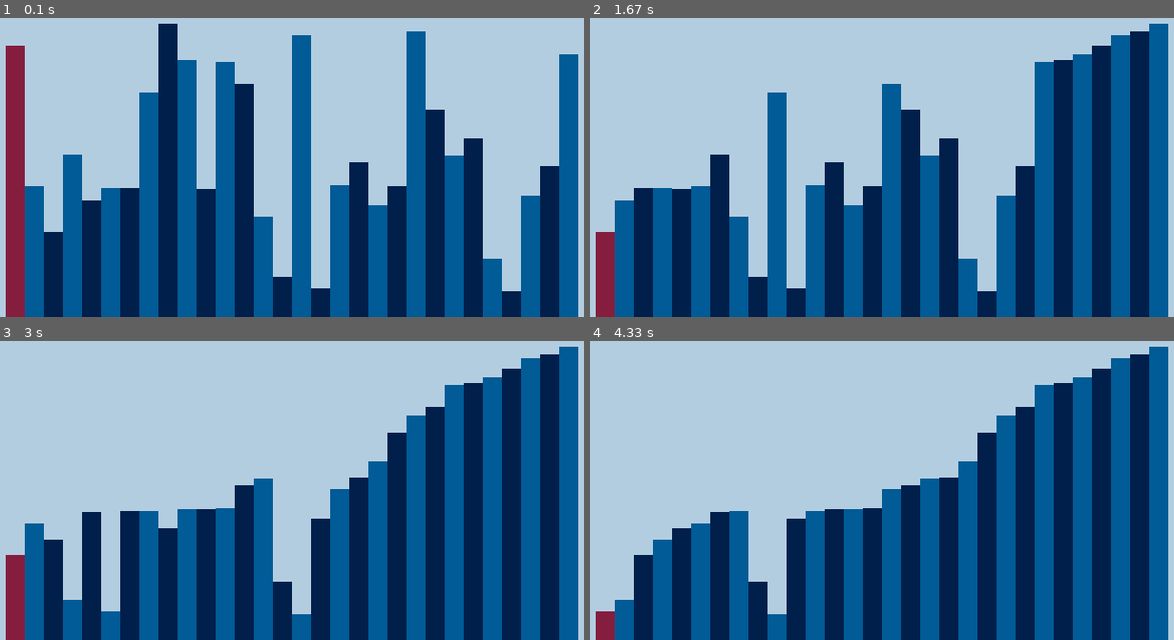
Above: before the commit, frames 1-4 (two rows, left to right).
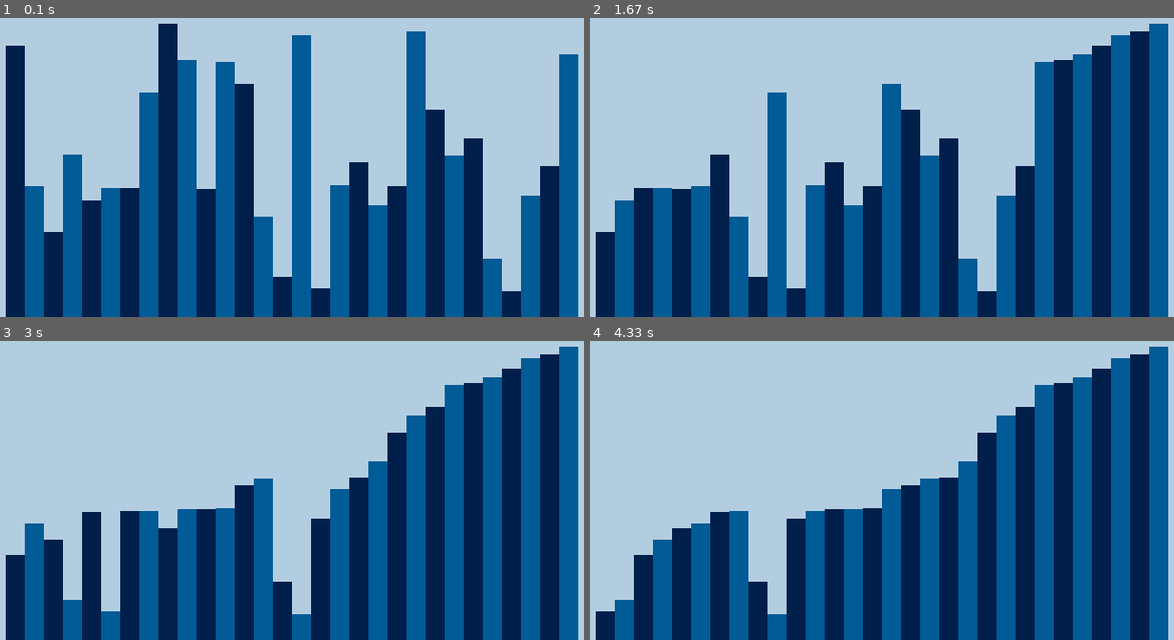
Above: after the commit, the same moments.

Repository: TaylorTurnerIT/PyGame---Storting-Algorithm-Visualizer
Game: pygame game, started from driver.py
Two runs of this game, one before a commit and one after it. Both use one fixed random seed, a clock stepped at 60 frames per second and the inputs below.
Inputs:
- Up to frame 1 (0.1 s): no input
- Up to frame 2 (1.67 s): no input
- Up to frame 3 (3 s): no input
- Up to frame 4 (4.33 s): no input

The runs differ from the first frame. In frame 1, 3.0% of the frame differs, in the area x 0-5%, y 9-100%; in frame 2, 0.9%; in frame 3, 0.9%; in frame 4, 0.3%.

Commit message:
Initial Release

Diff:
--- a/driver.py
+++ b/driver.py
@@ -35,15 +35,17 @@
 # RECTANGLE OBJECT DECLARATION
 class RectangleList:
     rectangles = [] # List of rectangle objects
-    size = 20 # The number of pixels wide the rectangles will be when displayed
-    countMax = floor((canvasSize[0]-(size*2))/size) # Takes the size of the window, add a buffer of 40 to leave a blank space at the first and last rectangle slot
-    count = countMax # The number of rectangles, provided if you want less than the max
-    randomHeightMin = 20 # The minimum height each rectangle can be. Technically this can cause problems if the window is smaller than 20 pixels, but that
-    randomHeightMax = floor((canvasSize[1]-max(10, size))) # The maximum height based on the size of the window. This allows this program to run on any computer and still work
-    swapped = False
-    stepTime = 250 # Time between each step in miliseconds
+
 
     def __init__(self):
+
+        self.size = 20 # The number of pixels wide the rectangles will be when displayed
+        self.countMax = floor((canvasSize[0]-(self.size*2))/self.size) # Takes the size of the window, add a buffer of 40 to leave a blank space at the first and last rectangle slot
+        self.count = self.countMax # The number of rectangles, provided if you want less than the max
+        self.randomHeightMin = 20 # The minimum height each rectangle can be. Technically this can cause problems if the window is smaller than 20 pixels, but that
+        self.randomHeightMax = floor((canvasSize[1]-max(10, self.size))) # The maximum height based on the size of the window. This allows this program to run on any computer and still work
+        self.swapped = False
+        self.stepTime = 250 # Time between each step in miliseconds
         pygame.time.set_timer(pygame.USEREVENT, self.stepTime) # Sends the userevent to trigger sorting every self.stepTime miliseconds
         if self.count > self.countMax: # If the rectangle count is too high, this will overwrite it with the maximum. Doesn't do much for now, added for future use. TODO: Add a slider or button to increase scale during runtime.
             self.count = self.count
@@ -68,9 +70,9 @@
         for count in range(0, self.count):
             currentRect = self.rectangles[count]
 
-            if count == ghost:
-                pygame.draw.rect(canvas, "#851e3e", currentRect) # Draws red
-                continue
+            # if count == ghost:
+            #     pygame.draw.rect(canvas, "#851e3e", currentRect) # Draws red
+            #     continue
             if count % 2 == 0:
                 pygame.draw.rect(canvas, "#011f4b", currentRect) # Draws blue1 on even count rects
             else:
Not shown, added: .gitignore
